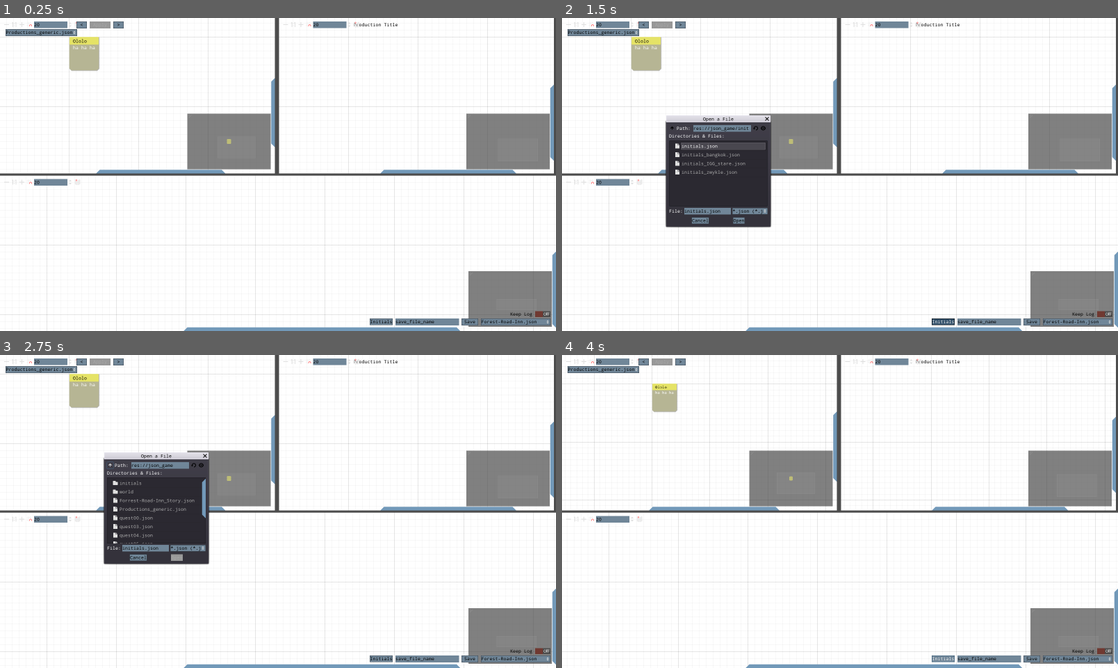
Above: before the commit, frames 1-4 (two rows, left to right).
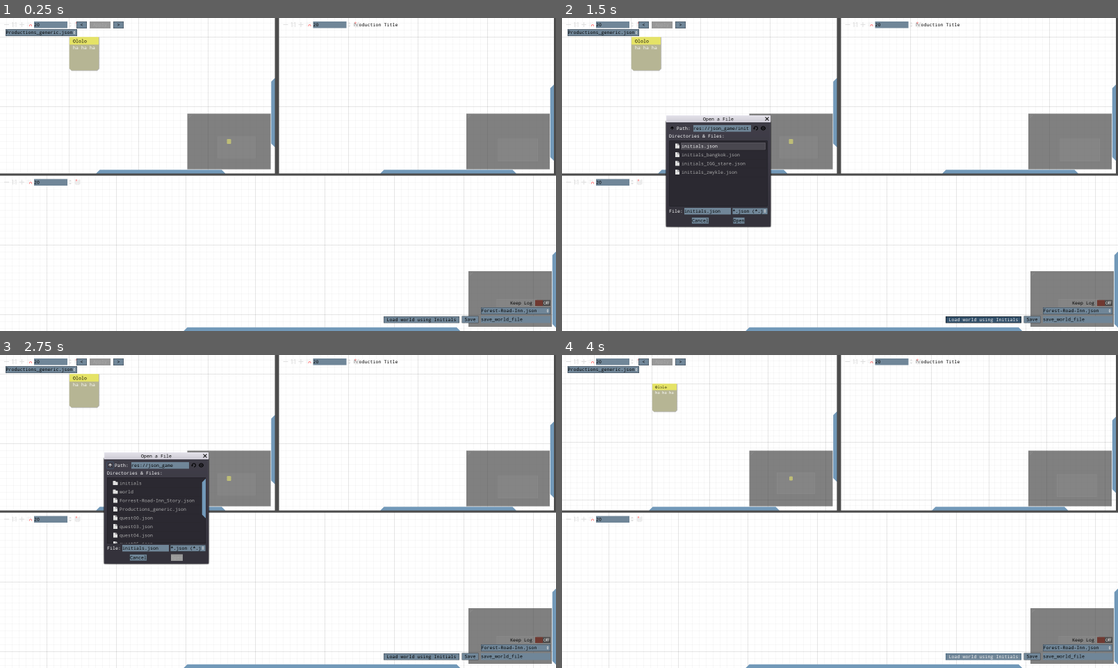
Above: after the commit, the same moments.

Repository: wodzu93/StoryGraphAnimations
Game: Godot game, scene res://main.tscn
The game is run twice, just before and just after one commit, with the same random seed, the same clock (stepped at 60 frames per second) and the same inputs.
Inputs (mouse positions are in pixels of both pictures, inside the frame that each line leads up to):
- Up to frame 1 (0.25 s): no input
- Up to frame 2 (1.5 s): click (840, 96) at 0.52 s; type "Alex" at 0.6 s; click "Initials" (after the commit: "Load world using Initials") at 1.25 s
- Up to frame 3 (2.75 s): click (111, 464) at 2 s
- Up to frame 4 (4 s): click (673, 464) at 2.75 s; click (567, 361) at 3.52 s

The runs differ from the first frame. In frame 1, 0.8% of the frame differs, in the area x 66-99%, y 90-99%; in frame 2, 0.9%; in frame 3, 0.8%; in frame 4, 0.8%.

Commit message:
updated UI

Diff:
--- a/source/main.tscn
+++ b/source/main.tscn
@@ -194,6 +194,8 @@
 [node name="Control" type="Control" parent="GUI"]
 anchor_right = 1.0
 anchor_bottom = 1.0
+margin_top = -0.463318
+margin_bottom = -0.463318
 mouse_filter = 2
 size_flags_horizontal = 3
 size_flags_vertical = 3
@@ -208,9 +210,9 @@
 anchor_right = 1.0
 anchor_bottom = 1.0
 margin_left = -132.0
-margin_top = -57.0
+margin_top = -89.0
 margin_right = -16.0
-margin_bottom = -40.0
+margin_bottom = -72.0
 size_flags_horizontal = 8
 size_flags_vertical = 8
 theme = ExtResource( 4 )
@@ -290,19 +292,21 @@
 anchor_right = 1.0
 anchor_bottom = 1.0
 margin_left = -216.0
-margin_top = -36.0
+margin_top = -68.0
 margin_right = -16.0
-margin_bottom = -16.0
+margin_bottom = -48.0
 grow_horizontal = 0
 rootPath = "res://json_game/world"
 
 [node name="save_world" type="Button" parent="GUI/Control/world_selector"]
-anchor_top = 0.5
-anchor_bottom = 0.5
-margin_left = -56.0
-margin_top = -10.0
-margin_right = -8.0
-margin_bottom = 10.0
+anchor_left = 1.0
+anchor_top = 1.0
+anchor_right = 1.0
+anchor_bottom = 1.0
+margin_left = -254.78
+margin_top = 5.45251
+margin_right = -206.78
+margin_bottom = 25.4525
 text = "Save"
 __meta__ = {
 "_edit_use_anchors_": false
@@ -311,21 +315,22 @@
 [node name="LineEdit" type="LineEdit" parent="GUI/Control/world_selector"]
 anchor_left = 1.0
 anchor_right = 1.0
-margin_left = -446.0
-margin_right = -263.0
-margin_bottom = 20.0
-text = "save_file_name"
+margin_left = -200.0
+margin_top = 25.0
+margin_right = 1.52588e-05
+margin_bottom = 45.0
+text = "save_world_file"
 
 [node name="initials" type="Button" parent="GUI/Control/world_selector"]
 anchor_left = 1.0
 anchor_top = 1.0
 anchor_right = 1.0
 anchor_bottom = 1.0
-margin_left = -520.0
-margin_top = -20.0
-margin_right = -454.0
-margin_bottom = -1.0
-text = "Initials"
+margin_left = -480.0
+margin_top = 6.0
+margin_right = -262.0
+margin_bottom = 25.0
+text = "Load world using Initials"
 __meta__ = {
 "_edit_use_anchors_": false
 }
